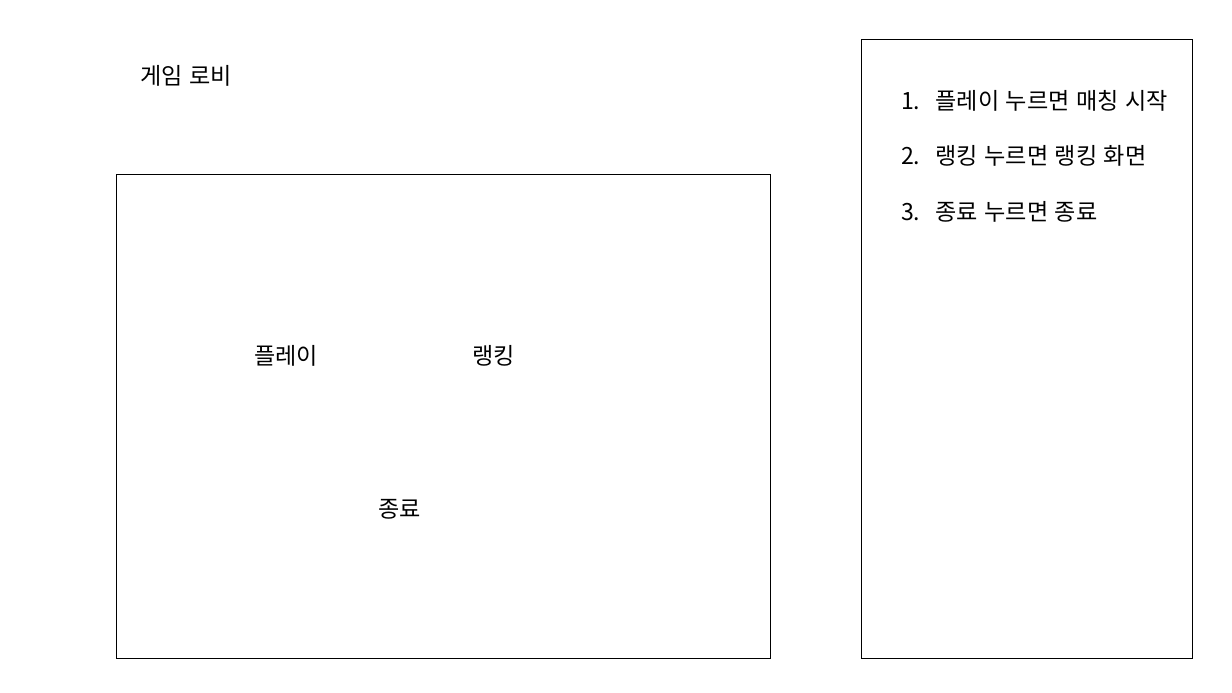
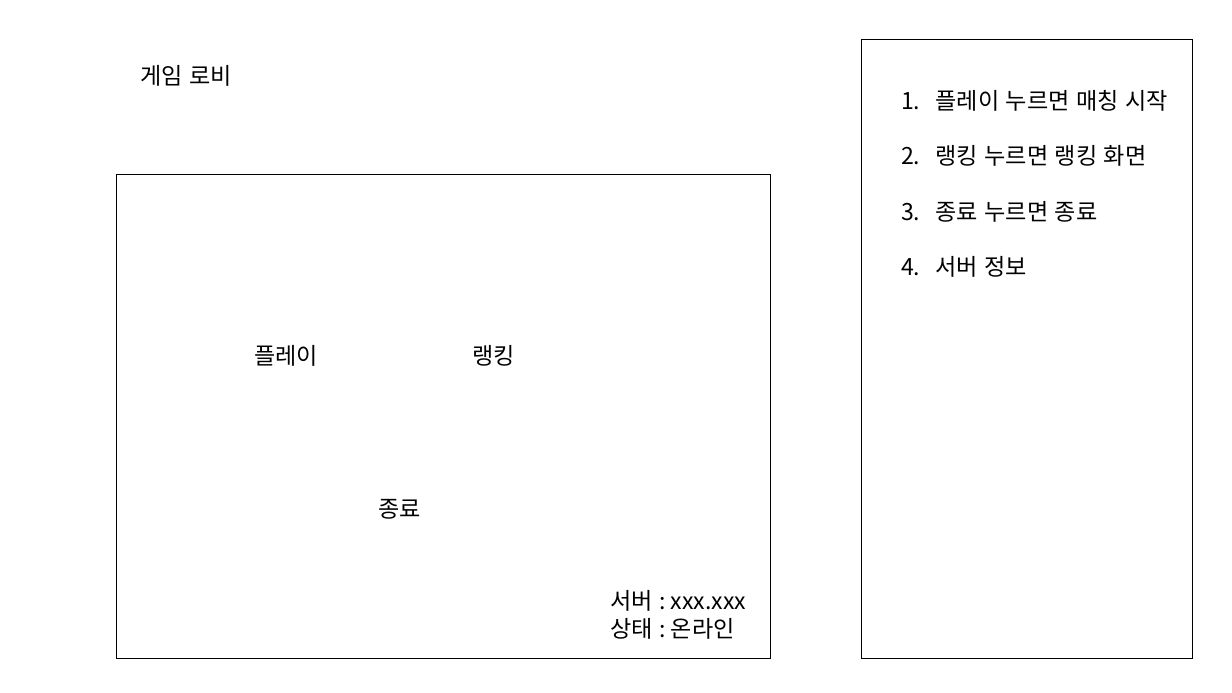
Before and after one commit to Hernameis/rockSissorsPaper_Online, a slide deck: slide 4 of StoryBoard.pptx. Drawn at 1232x693 pixels with LibreOffice and Linux fonts; fonts in the diff are those of the drawing. Boxes give left, top, right and bottom in pixels: in the first picture for what was removed or moved away, otherwise in the second. Text is boxed around its words. In the diff, an @@ line names an element or a change of style, - is before the commit and + after.

```diff
--- a/StoryBoard.pptx
+++ b/StoryBoard.pptx
@@ text at (936,256,1028,277): paragraph added @@
+4. 서버 정보
@@ text added at (610,590,746,639), 18 pt, text #000000 @@
+서버 : xxx.xxx
+상태 : 온라인
```
Also in this commit, not shown: 2 other slides changed, 17 other files.
